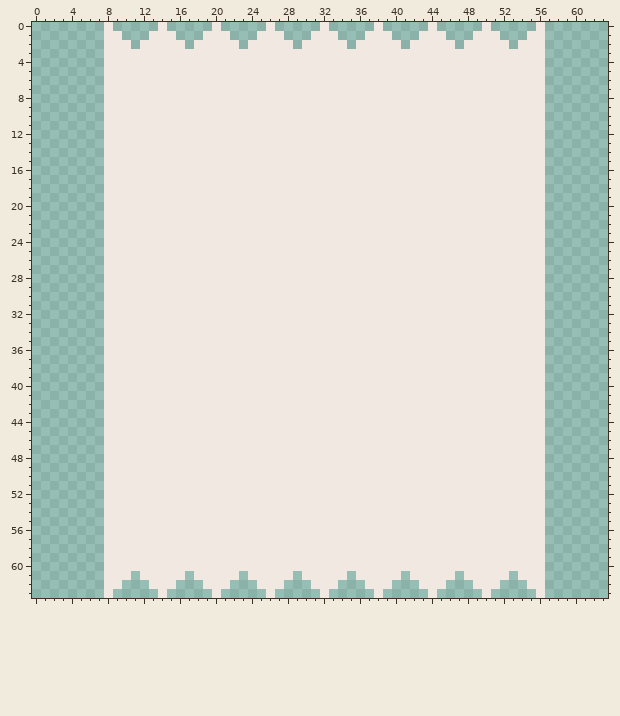
Edited in one commit: pixel-art file (Assets/Art/card_mockup.ase). This is how it looked before the edit.
64x64 pixels, 1 frame. Colours within 5 levels of each other are drawn and written as one.
After the commit:
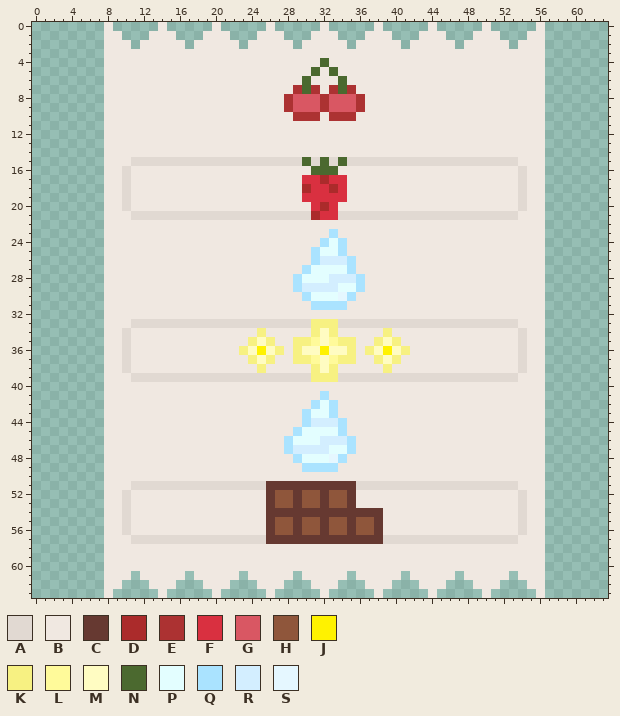
Palette (. is transparent): A #e1d9d2  B #f0e8e1  C #663931  D #ab2b2b  E #ac3232  F #d93040  G #d95763  H #8f563b  J #fff200  K #f7f182  L #fffa9a  M #fffcc2  N #4b692f  P #e3feff  Q #aae3ff  R #d3eeff  S #e5f7ff
Diff:
layer "Layer 1 - Ingredient" added
layer "Filling 1" added
layer "Layer 2" added
layer "Layer 2 - Ingredient" added
layer "Filling 2" added
layer "Layer 3" added
layer "Layer 3 - Ingredients" added
layer "Topping" added
Changed rows in their new state; - is an unchanged pixel.
first column x 28:
 4 ----N----
 5 ---N-N---
 6 --N---N--
 7 -ENE-ENE-
 8 EGGGEGGGE
 9 EGGGEGGGE
10 -EEE-EEE-
first column x 10:
15 -AAAAAAAAAAAAAAAAAAANANANAAAAAAAAAAAAAAAAAAA-
16 A--------------------NNN--------------------A
17 A-------------------FFDFF-------------------A
18 A-------------------DFFDF-------------------A
19 A-------------------FFFFF-------------------A
20 A--------------------FDF--------------------A
21 -AAAAAAAAAAAAAAAAAAAADFFAAAAAAAAAAAAAAAAAAAA-
23 -----------------------Q---------------------
24 ----------------------QPQ--------------------
25 ---------------------QPPQ--------------------
26 ---------------------QRRRQ-------------------
27 --------------------QPPPPQ-------------------
28 -------------------QPPPRRRQ------------------
29 -------------------QRRRRPPQ------------------
30 --------------------QPPPSQ-------------------
31 ---------------------QQQQ--------------------
33 -AAAAAAAAAAAAAAAAAAAAKKKAAAAAAAAAAAAAAAAAAAA-
34 A--------------K-----KMK-----K--------------A
35 A-------------KMK--KKLMLKK--KMK-------------A
36 A------------KMJMK-KMMJMMK-KMJMK------------A
37 A-------------KMK--KKLMLKK--KMK-------------A
38 A--------------K-----KMK-----K--------------A
39 -AAAAAAAAAAAAAAAAAAAAKKKAAAAAAAAAAAAAAAAAAAA-
41 ----------------------Q----------------------
42 ---------------------QPQ---------------------
43 --------------------QPPQ---------------------
44 --------------------QRRRQ--------------------
45 -------------------QPPPPQ--------------------
46 ------------------QPPPRRRQ-------------------
47 ------------------QRRRRPPQ-------------------
48 -------------------QPPPSQ--------------------
49 --------------------QQQQ---------------------
51 -AAAAAAAAAAAAAAACCCCCCCCCCAAAAAAAAAAAAAAAAAA-
52 A---------------CHHCHHCHHC------------------A
53 A---------------CHHCHHCHHC------------------A
54 A---------------CCCCCCCCCCCCC---------------A
55 A---------------CHHCHHCHHCHHC---------------A
56 A---------------CHHCHHCHHCHHC---------------A
57 -AAAAAAAAAAAAAAACCCCCCCCCCCCCAAAAAAAAAAAAAAA-
